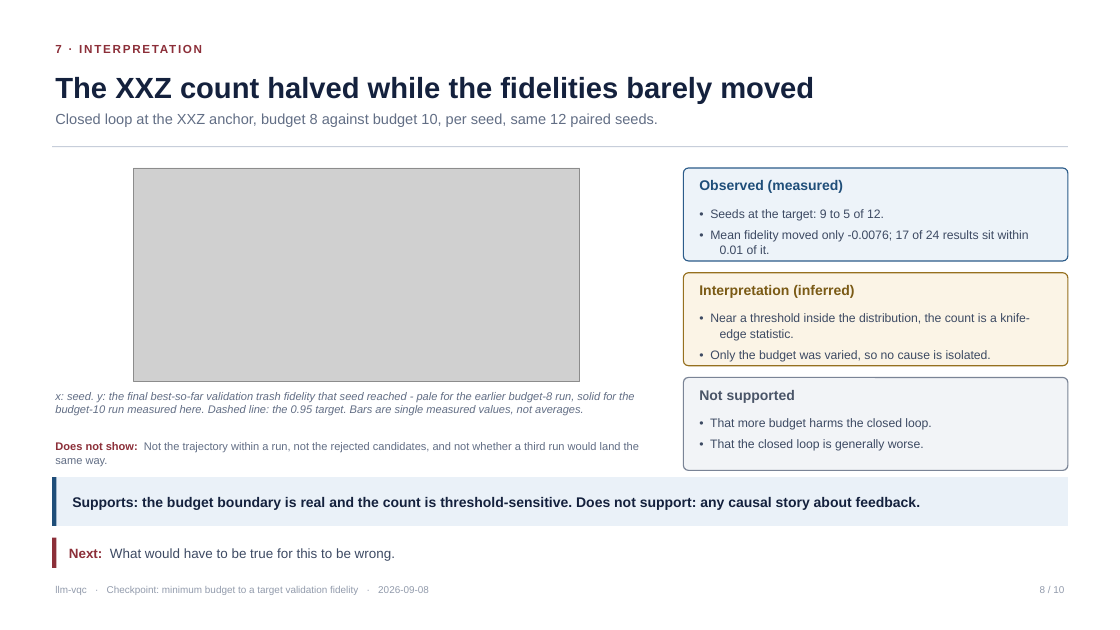
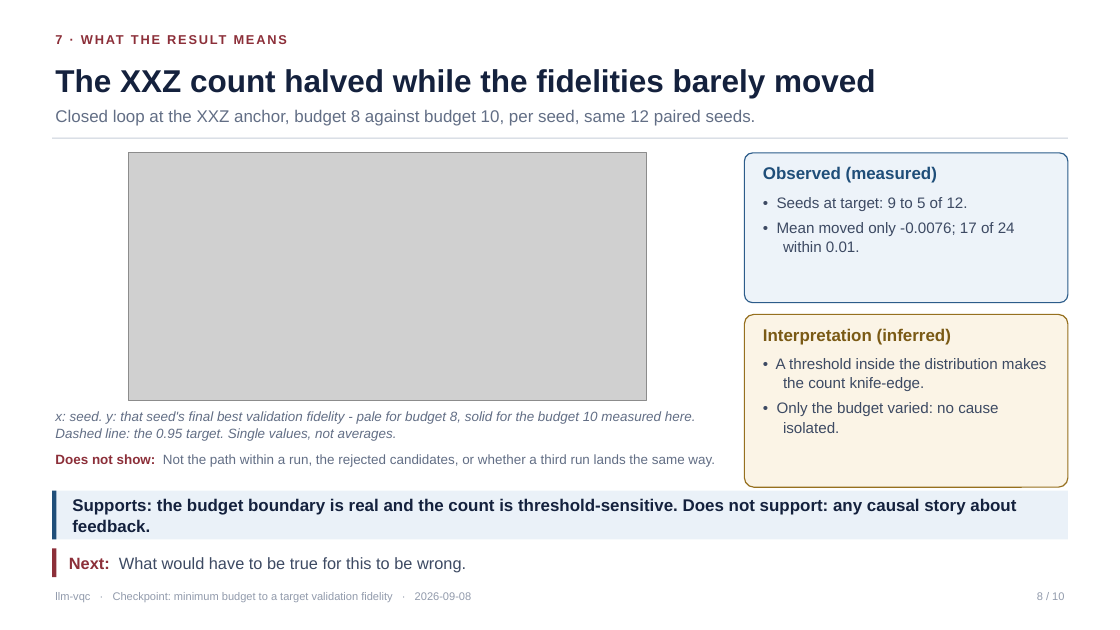
Before and after one commit to dorakingx/llm-vqc, a slide deck: slide 8 of outputs/qae_budget_targets_v2_20260908/deck/20260908_llm-vqc.pptx. Drawn at 1120x630 pixels with LibreOffice and Linux fonts; fonts in the diff are those of the drawing; grey boxes stand for pictures. Boxes give left, top, right and bottom in pixels: in the first picture for what was removed or moved away, otherwise in the second. Text is boxed around its words. In the diff, an @@ line names an element or a change of style, - is before the commit and + after.

```diff
--- a/outputs/qae_budget_targets_v2_20260908/deck/20260908_llm-vqc.pptx
+++ b/outputs/qae_budget_targets_v2_20260908/deck/20260908_llm-vqc.pptx
@@ text "The XXZ count halved while ...": place and size @@
-text "The XXZ count halved while ..." at [55,77,814,104]
+text "The XXZ count halved while ..." at [55,69,875,98]
@@ text "The XXZ count halved while ..." at [55,69,875,98]: size 25 to 27 pt @@
@@ text at [55,35,62,44]: text changed; size 10 to 11 pt @@
-7 · INTERPRETATION
+7 · WHAT THE RESULT MEANS
@@ text "Closed loop at the XXZ ..." at [55,109,756,126]: size 12.5 to 14.5 pt @@
@@ rectangle: place and size @@
-rectangle at [52,146,1068,147]
+rectangle at [52,138,1068,139]
@@ picture: place and size @@
-picture at [134,168,580,381]
+picture at [129,153,646,401]
@@ rounded rectangle: place and size @@
-rounded rectangle at [684,168,1069,261]
+rounded rectangle at [744,153,1068,302]
@@ text "Observed (measured)": place and size @@
-text "Observed (measured)" at [699,180,843,193]
+text "Observed (measured)" at [763,166,937,183]
@@ text at [777,197,1015,252]: text changed; size 10.5 to 13 pt @@
-• Seeds at the target: 9 to 5 of 12.
-• Mean fidelity moved only -0.0076; 17 of 24 results sit within 0.01 of it.
+• Seeds at target: 9 to 5 of 12.
+• Mean moved only -0.0076; 17 of 24 within 0.01.
@@ rounded rectangle: place and size @@
-rounded rectangle at [684,273,1069,366]
+rounded rectangle at [744,314,1068,487]
@@ text "Interpretation (inferred)": place and size @@
-text "Interpretation (inferred)" at [699,285,854,298]
+text "Interpretation (inferred)" at [763,328,951,345]
@@ text at [776,358,1047,433]: text changed; size 10.5 to 13 pt @@
-• Near a threshold inside the distribution, the count is a knife-edge statistic.
-• Only the budget was varied, so no cause is isolated.
+• A threshold inside the distribution makes the count knife-edge.
+• Only the budget varied: no cause isolated.
@@ rounded rectangle removed at [684,377,1069,471] @@
@@ text at [55,411,696,441]: text changed; size 9.5 to 11.5 pt @@
-x: seed. y: the final best-so-far validation trash fidelity that seed reached - pale for the earlier budget-8 run, solid for the budget-10 run measured here. Dashed line: the 0.95 target. Bars are single measured values, not averages.
+x: seed. y: that seed's final best validation fidelity - pale for budget 8, solid for the budget 10 measured here. Dashed line: the 0.95 target. Single values, not averages.
@@ text removed at [699,390,795,403] @@
-Not supported
@@ text removed at [710,418,931,451] @@
-• That more budget harms the closed loop.
-• That the closed loop is generally worse.
@@ text at [55,454,715,467]: text changed; size 9.5 to 11.5 pt @@
-Does not show: Not the trajectory within a run, not the rejected candidates, and not whether a third run would land the same way.
+Does not show: Not the path within a run, the rejected candidates, or whether a third run lands the same way.
@@ rectangle: place and size @@
-rectangle at [52,477,1068,526]
+rectangle at [52,491,1068,539]
@@ rectangle: place and size @@
-rectangle at [52,477,56,526]
+rectangle at [52,491,56,539]
@@ size 12 to 14.5 pt in 3 elements at [763,166,937,183], [763,328,951,345], [72,498,1016,532] @@
@@ rectangle: place and size @@
-rectangle at [52,538,56,568]
+rectangle at [52,549,56,577]
@@ text "Next: What would have to ...": place and size @@
-text "Next: What would have to ..." at [69,548,395,561]
+text "Next: What would have to ..." at [69,557,466,573]
@@ text "Next: What would have to ..." at [69,557,466,573]: size 11.5 to 14 pt @@
@@ text "llm-vqc · Checkpoint: minimum budget ..." at [55,592,472,602]: size 8.5 to 9.5 pt @@
@@ text "8 / 10" at [1037,592,1064,600]: size 8.5 to 9.5 pt @@
```
Also in this commit, not shown: 9 other slides changed, 5 other files.
